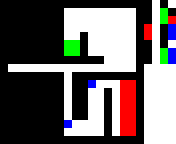
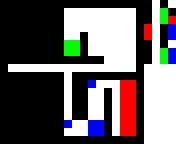
Comparing the layer stacks of the two 176px x 144px images. Changes:
painted on "Layer 0" over [88, 120, 104, 136]
